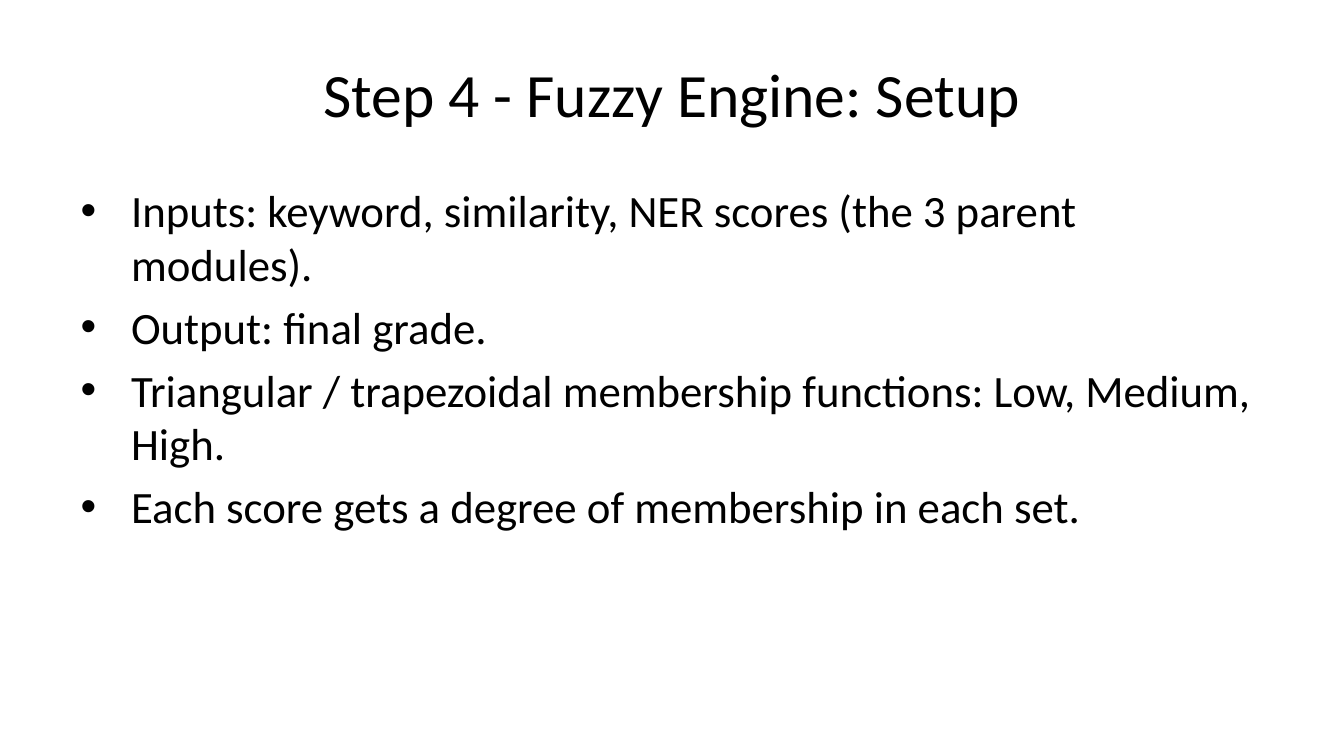
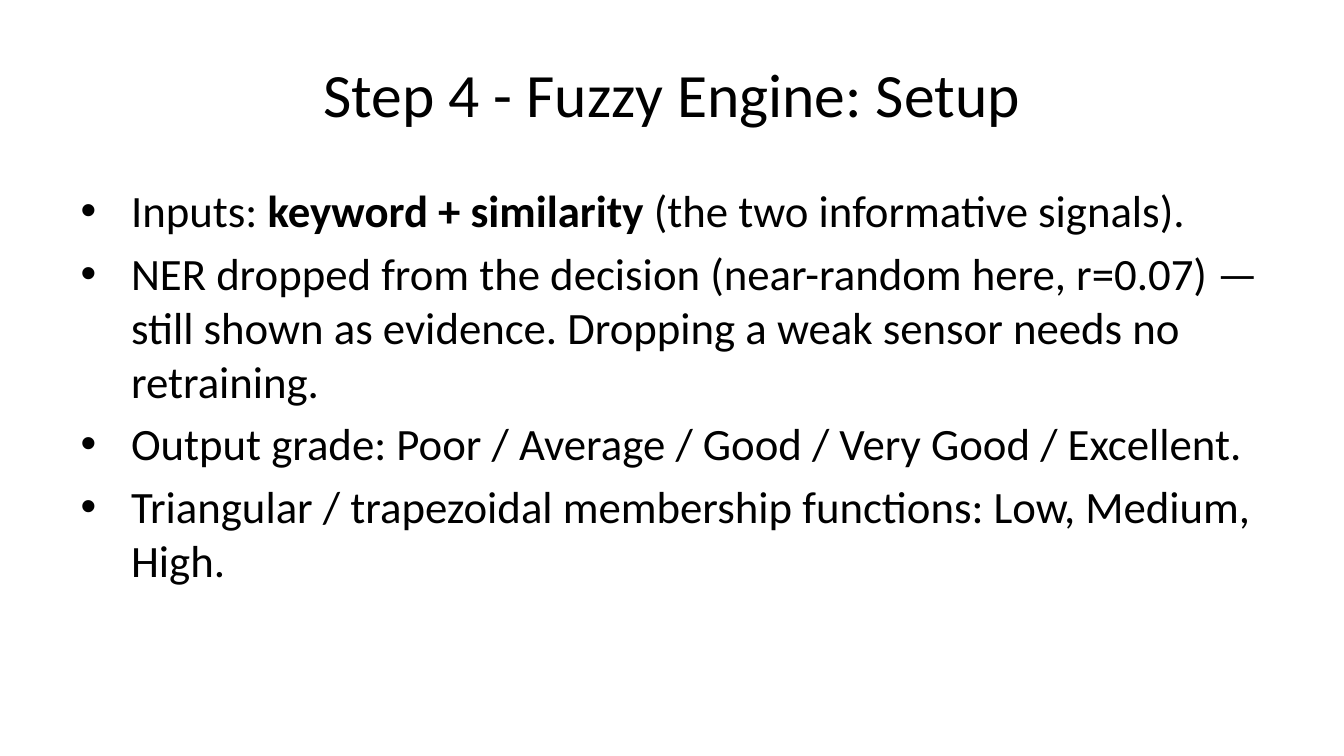
Before and after one commit to IAmPara0x/neuro-symbolic-essay-grading, a slide deck: slide 9 of Neuro-Symbolic-Grading-Slides.pptx. Drawn at 1344x756 pixels with LibreOffice and Linux fonts; fonts in the diff are those of the drawing. Boxes give left, top, right and bottom in pixels: in the first picture for what was removed or moved away, otherwise in the second. Text is boxed around its words. In the diff, an @@ line names an element or a change of style, - is before the commit and + after.

```diff
--- a/Neuro-Symbolic-Grading-Slides.pptx
+++ b/Neuro-Symbolic-Grading-Slides.pptx
@@ text at [131, 194, 1242, 468]: text changed @@
-• Inputs: keyword, similarity, NER scores (the 3 parent modules).
-• Output: final grade.
+• Inputs: keyword + similarity (the two informative signals).
+• NER dropped from the decision (near-random here, r=0.07) — still shown as evidence. Dropping a weak sensor needs no retraining.
+• Output grade: Poor / Average / Good / Very Good / Excellent.
@@ text at [131, 492, 1080, 531]: paragraph removed @@
-• Each score gets a degree of membership in each set.
```
Also in this commit, not shown: 5 other slides changed, 24 other files.
